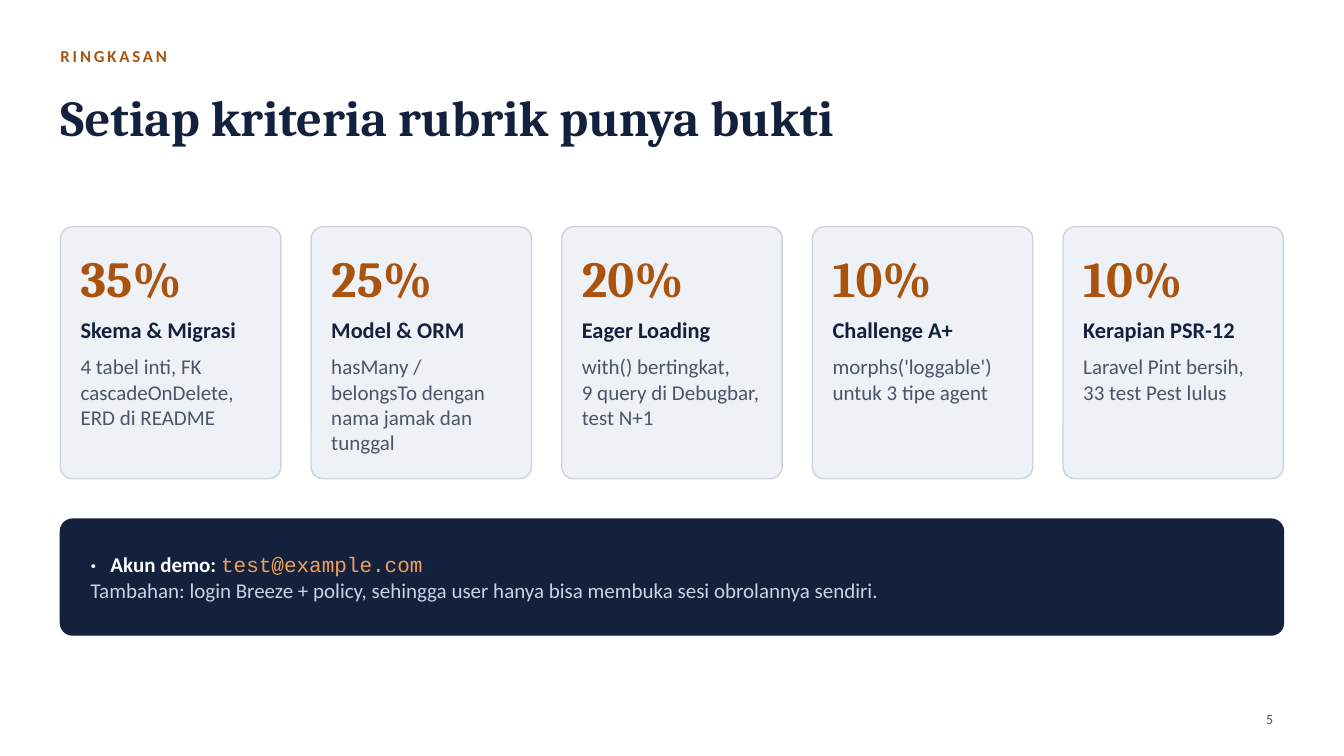
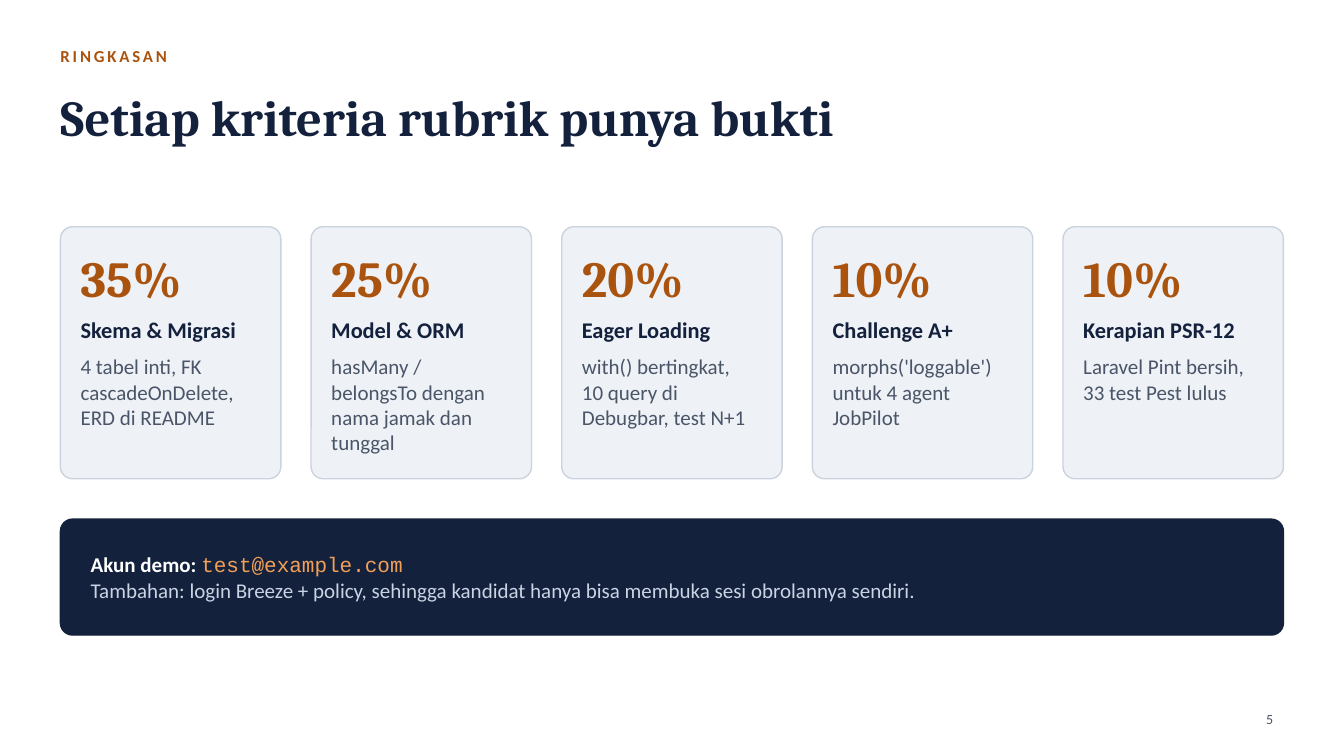
Before and after one commit to StillFurball/ORM, a slide deck: slide 5 of pertemuan-9.pptx. Drawn at 1344x756 pixels with LibreOffice and Linux fonts; fonts in the diff are those of the drawing. Boxes give left, top, right and bottom in pixels: in the first picture for what was removed or moved away, otherwise in the second. Text is boxed around its words. In the diff, an @@ line names an element or a change of style, - is before the commit and + after.

Commit message:
Kaitkan skema relasi dengan proyek JobPilot
- Ganti agent dummy (SecurityScanner, MalwareScanner, LogAnalyzer) dengan
  empat agent JobPilot: JobDiscoveryAgent, JobMatchingAgent,
  CvTailoringAgent, EmailApplicationAgent (polymorphic loggable)
- Factory dan seeder mengikuti alur JobPilot: search_jobs, score_match,
  tailor_cv, draft_email
- Perbarui test, README (ERD, 10 query Debugbar), screenshot Debugbar,
  dan slide pitch pertemuan 9

```diff
--- a/pertemuan-9.pptx
+++ b/pertemuan-9.pptx
@@ text at (582,359,746,429): text changed @@
-with() bertingkat, 9 query di Debugbar, test N+1
+with() bertingkat, 10 query di Debugbar, test N+1
@@ text at (833,359,992,425): text changed @@
-morphs('loggable') untuk 3 tipe agent
+morphs('loggable') untuk 4 agent JobPilot
@@ text at (91,557,915,602): text changed @@
-· Akun demo: test@example.com
-Tambahan: login Breeze + policy, sehingga user hanya bisa membuka sesi obrolannya sendiri.
+Akun demo: test@example.com
+Tambahan: login Breeze + policy, sehingga kandidat hanya bisa membuka sesi obrolannya sendiri.
```
Also in this commit, not shown: 4 other slides changed, 23 other files.
